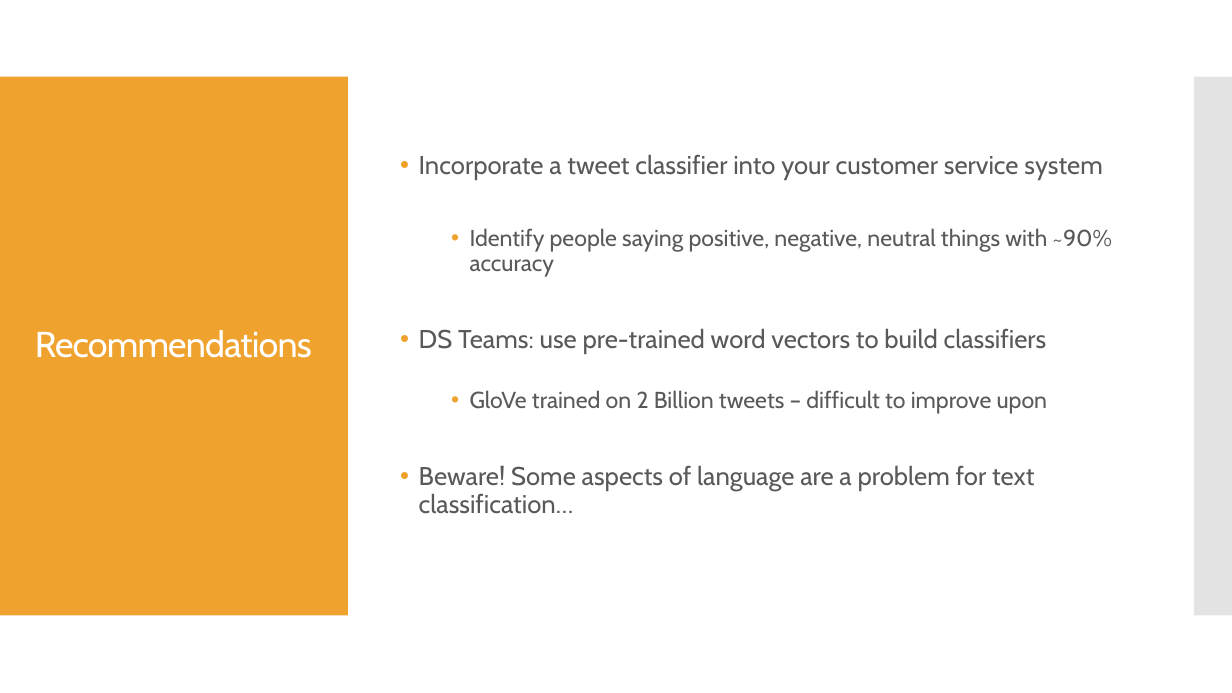
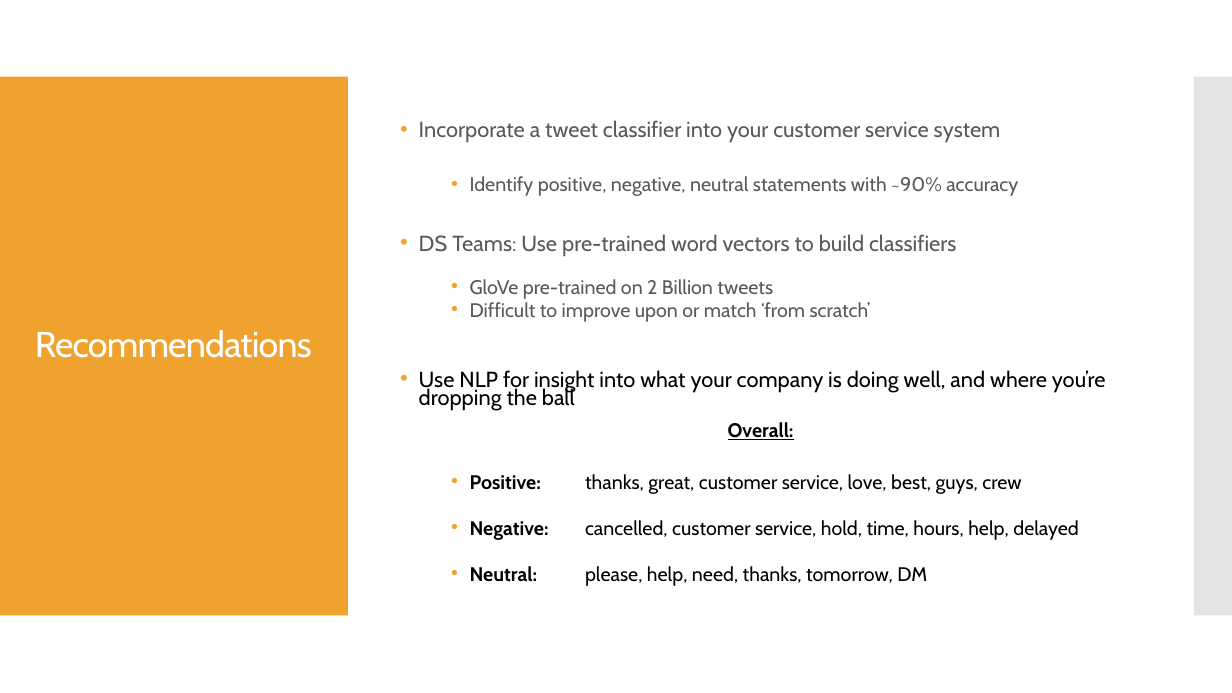
Before and after one commit to douglaspsteen/dsc-capstone-project-v2-online-ds-ft-100719, a slide deck: slide 8 of doug_steen_capstone_pres.pptx. Drawn at 1232x693 pixels with LibreOffice and Linux fonts; fonts in the diff are those of the drawing. Boxes give left, top, right and bottom in pixels: in the first picture for what was removed or moved away, otherwise in the second. Text is boxed around its words. In the diff, an @@ line names an element or a change of style, - is before the commit and + after.

```diff
--- a/doug_steen_capstone_pres.pptx
+++ b/doug_steen_capstone_pres.pptx
@@ text "Incorporate a tweet classifier into ..." moved from (x1=419, y1=154, x2=1112, y2=514) to (x1=419, y1=120, x2=1106, y2=586) @@
@@ text at (x1=419, y1=120, x2=1001, y2=143): size 20 to 17 pt in "Incorporate a tweet classifier into your customer ..."; line spacing 0.9 to 0.7 @@
@@ text at (x1=419, y1=176, x2=1106, y2=586): text changed; size 18 to 15.3 pt; text colour #595959 to #000000 @@
-  • Identify people saying positive, negative, neutral things with ~90% accuracy
-• DS Teams: use pre-trained word vectors to build classifiers
-  • GloVe trained on 2 Billion tweets – difficult to improve upon
-• Beware! Some aspects of language are a problem for text classification…
+  • Identify positive, negative, neutral statements with ~90% accuracy
+• DS Teams: Use pre-trained word vectors to build classifiers
+  • GloVe pre-trained on 2 Billion tweets
+  • Difficult to improve upon or match ‘from scratch’
+• Use NLP for insight into what your company is doing well, and where you’re dropping the ball
+Overall:
+  • Positive: thanks, great, customer service, love, best, guys, crew
+  • Negative: cancelled, customer service, hold, time, hours, help, delayed
+  • Neutral: please, help, need, thanks, tomorrow, DM
```
Also in this commit, not shown: 3 other slides changed, 3 slides added, 2 slides removed, 15 other files.
